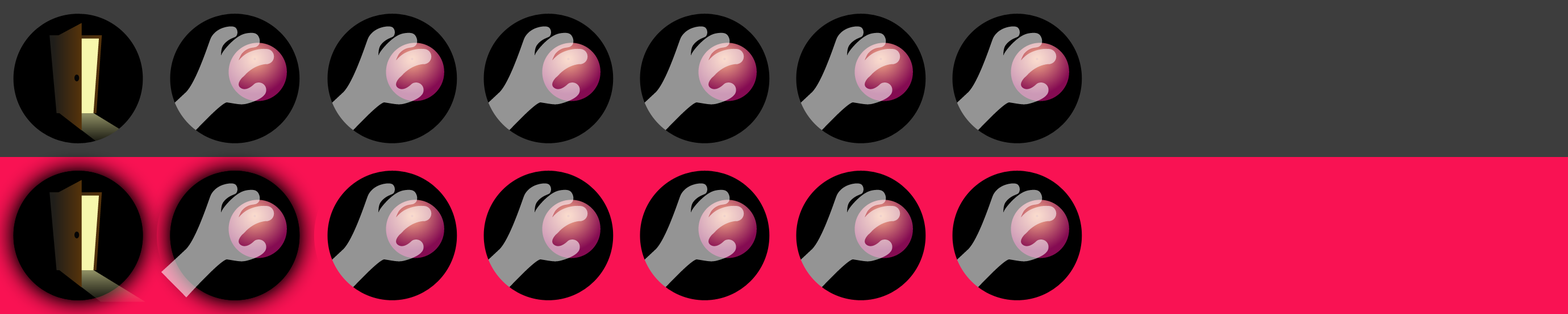
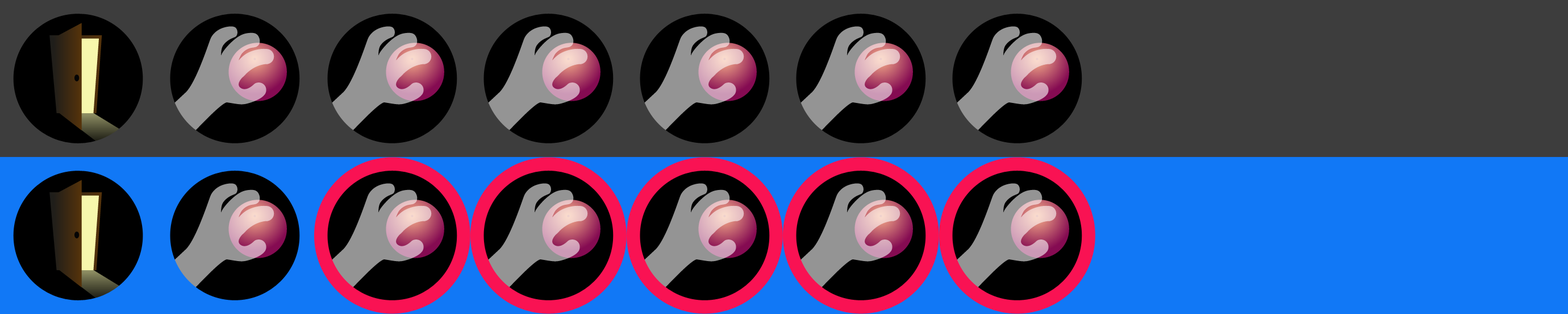
Before/after of a 1568 × 314 layered artwork. What changed in the layer stack:
hid "Form 1 Kopie 5", painted on it over 146, 151, 324, 314
hid "Form 1" (11th of 14, in "take" › "aktiv") over 156, 156, 314, 314
moved "Form 1 Kopie 4" above "Form 1 Kopie 3", painted on it over 0, 151, 168, 314
hid "Form 1 Kopie 3" (12th of 13, in "open" › "aktiv"), painted on it over 3, 161, 153, 310
painted on "Ebene 1" over 0, 156, 1568, 314
